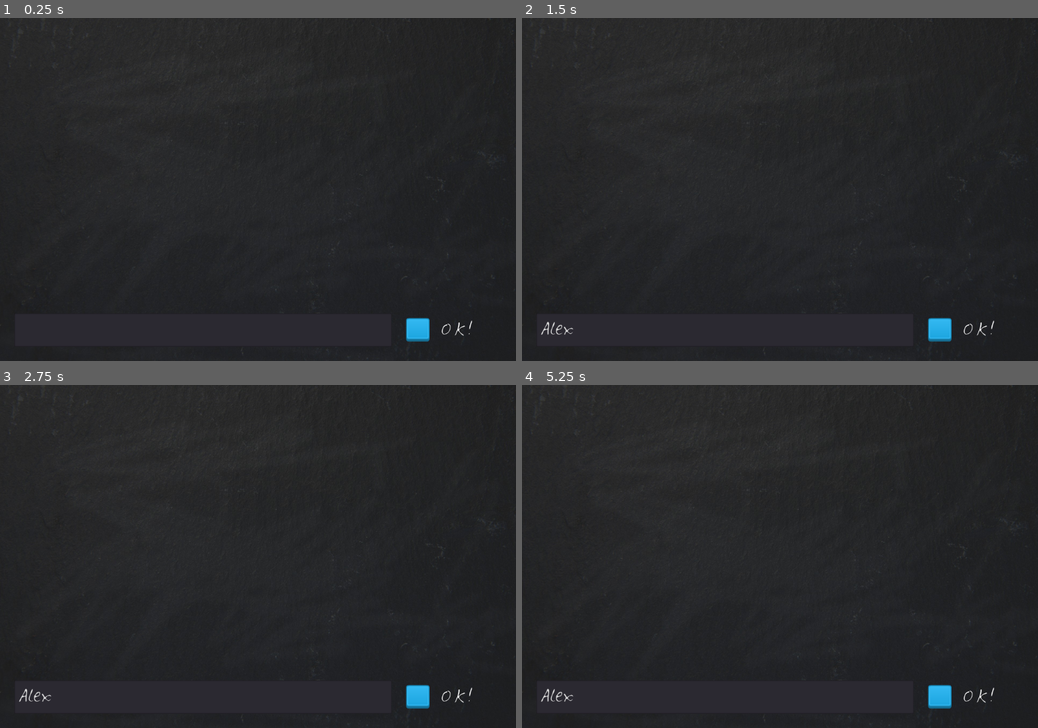
Above: before the commit, frames 1-4 (two rows, left to right).
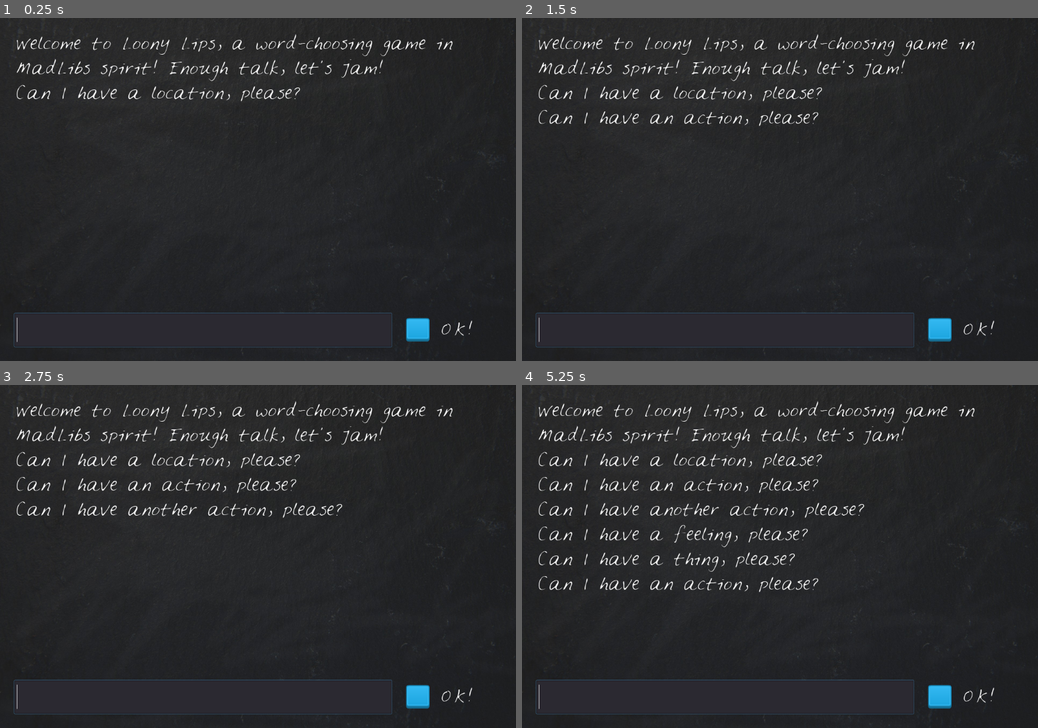
Above: after the commit, the same moments.

Repository: MeisterSoftworks/Loony_Lips
Game: Godot game, scene res://Loony_Lips.tscn
Same seed, same stepped clock (60 frames per second), same inputs: the game is played once before the commit and once after it.
Inputs (mouse positions are in pixels of both pictures, inside the frame that each line leads up to):
- Up to frame 1 (0.25 s): no input
- Up to frame 2 (1.5 s): click (723, 330) at 0.52 s; type "Alex" at 0.6 s; click "OK!" at 1.25 s
- Up to frame 3 (2.75 s): click "OK!" at 2 s
- Up to frame 4 (5.25 s): click "OK!" at 2.75 s; tap Enter at 3.5, 5 s; tap Space at 4.25 s

The runs differ from the first frame. In frame 1, 2.0% of the frame differs, in the area x 2-88%, y 4-97%; in frame 2, 2.5%; in frame 3, 3.0%; in frame 4, 4.3%.
Error before the commit: Parse Error: The identifier "taemplate" isn't declared in the current scope. (res://LoonyLips.gd:18)

Commit message:
[2-15] JSON and File

Diff:
--- a/Loony Lips/LoonyLips.gd
+++ b/Loony Lips/LoonyLips.gd
@@ -1,25 +1,33 @@
 extends Node2D
 
 var player_words = [] # The number of words a player chooses
-var template = [
-		{
-		"prompt" : ["a name", "a thing", "a feeling", "a place", "another name"],
-		"story" : "Once upon a time a %s went to see %s and started feeling very %s. Afterwards they went to a %s to meet their friend %s."
-		},
-		{
-		"prompt" : ["a location", "an action", "another action", "a feeling", "a thing", "an action"],
-		"story" : "When first entering %s, it is customary to %s the host. Doing so will make them %s with %s. This completes the greeting ceremony %s, thank you for %s."
-		}
-		]
 var current_story
+var strings # All text shown to player
 
 func _ready():
-	randomize()
-	current_story = taemplate [randi() % template.size()]
+	set_random_story()
+	strings = get_from_json("other_strings.json")
 
-	$Blackboard/StoryText.text = ("Welcome to Loony Lips!\nCan I have " + current_story.prompt[player_words.size()] + ", please?")
+	$Blackboard/StoryText.text = strings["intro_text"]
+	prompt_player()
+
 	$Blackboard/TextBox.clear()
 	$Blackboard/TextBox.grab_focus() # Edit suggested by Keith/Udemy
+
+func set_random_story():
+	var stories = get_from_json("stories.json")
+
+	randomize()
+	current_story = stories [randi() % stories.size()]
+
+func get_from_json(filename):
+	var file = File.new() # The file object
+	file.open(filename, File.READ) # Assumes the file exists
+
+	var text = file.get_as_text()
+	var data = parse_json(text)
+	file.close()
+	return data
 
 func _on_TextureButton_pressed():
 	if is_story_done():
@@ -38,7 +46,8 @@
 	return player_words.size() == current_story.prompt.size() # Passes this information to whichever function just called this
 
 func prompt_player():
-	$Blackboard/StoryText.text = ("Can I have " + current_story.prompt[player_words.size()] + ", please?")
+	var next_prompt = current_story["prompt"][player_words.size()]
+	$Blackboard/StoryText.text += (strings["prompt"] % next_prompt)
 
 func next_action():
 	if is_story_done():
@@ -48,7 +57,7 @@
 
 func tell_story():
 	$Blackboard/StoryText.text = current_story.story % player_words
-	$Blackboard/TextureButton/ButtonLabel.text = "Again!"
+	$Blackboard/TextureButton/ButtonLabel.text = strings["again"]
 	end_game()
 
 func end_game():
--- /dev/null
+++ b/Loony Lips/other_strings.json
@@ -0,0 +1,7 @@
+{
+	"intro_text" : "Welcome to Loony Lips, a word-choosing game in MadLibs spirit! Enough talk, let's jam!"
+	,
+	"prompt" : "\nCan I have %s, please?"
+	,
+	"again" : "Again!"
+}
--- /dev/null
+++ b/Loony Lips/stories.json
@@ -0,0 +1,37 @@
+[
+	{
+	"prompt" : [
+		"a name",
+		"a thing",
+		"a feeling",
+		"a place",
+		"another name"],
+
+	"story" : "Once upon a time a %s went to see %s and started feeling very %s. Afterwards they went to a %s to meet their friend %s."
+	},
+
+	{
+	"prompt" : [
+		"a location",
+		"an action",
+		"another action",
+		"a feeling",
+		"a thing",
+		"an action"],
+
+	"story" : "When first entering %s, it is customary to %s the host. Doing so will make them %s with %s. This completes the greeting ceremony %s, thank you for %s."
+	},
+
+	{
+	"prompt" : [
+		"an animal",
+		"a verb",
+		"a noun",
+		"another noun",
+		"another verb",
+		"a location",
+		"another animal"],
+
+	"story" : "Today we are looking at the %s. This animal is easily recognized by it's %s and an eating diet consisting of %s and %s. It is quite territorial, often attempting to %s on it's unsuspecting victims. They live rather well in %s, as their only known predator lies in the menacing %s. Truly a captivating species."
+	}
+]
